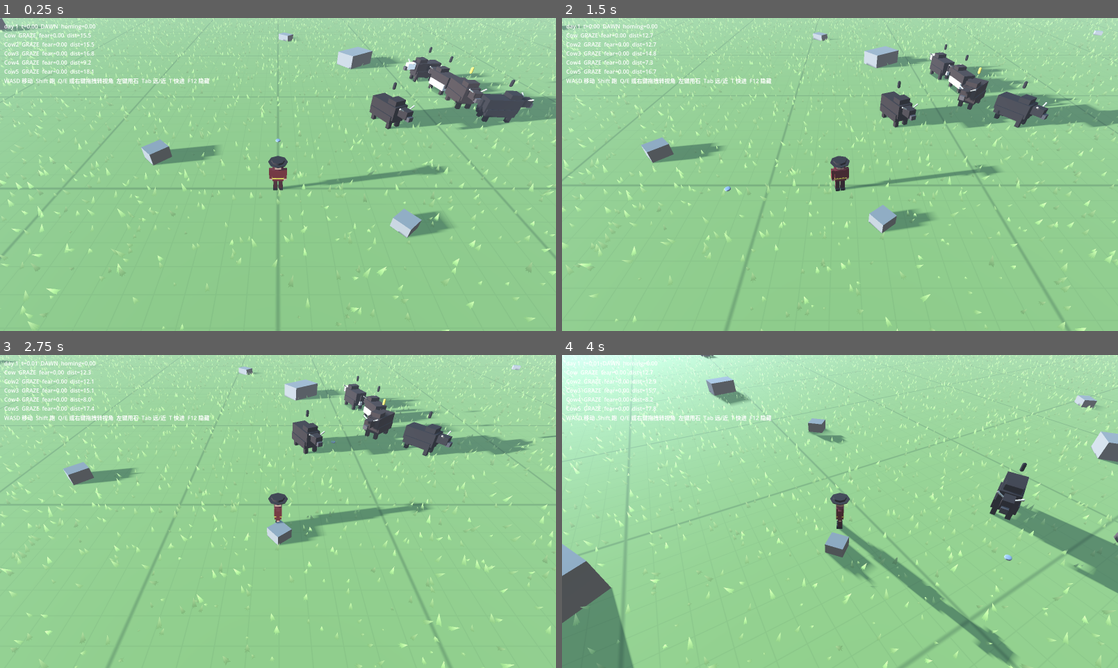
Above: before the commit, frames 1-4 (two rows, left to right).
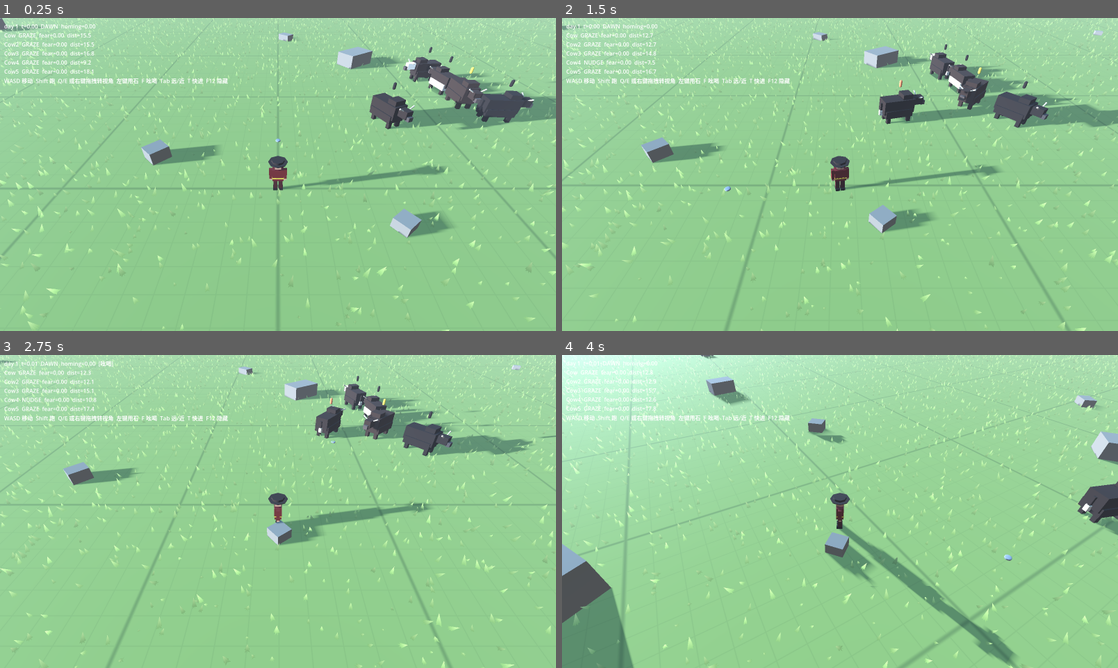
Above: after the commit, the same moments.

Repository: hui-chuan/Herding-Journey
Game: Godot game, scene res://scenes/m1_sandbox.tscn
The game is run twice, just before and just after one commit, with the same random seed, the same clock (stepped at 60 frames per second) and the same inputs.
Inputs (mouse positions are in pixels of both pictures, inside the frame that each line leads up to):
- Up to frame 1 (0.25 s): no input
- Up to frame 2 (1.5 s): move the mouse to (962, 158) at 0.52 s; hold D (move_right) 0.53-1.28 s; hold Shift (run) 0.53-1.28 s; tap F (drive_toggle, bound only after the commit) at 0.8, 1.35 s; move the mouse to (728, 190) at 1.27 s; hold S (move_back) from 1.28 s (still down)
- Up to frame 3 (2.75 s): tap Shift (run) at 1.55 s; move the mouse to (333, 442) at 2.02 s; release S (move_back) at 2.03 s; hold D (move_right) from 2.03 s (still down); hold Right mouse button (camera_drag) from 2.03 s (still down); tap F (drive_toggle, bound only after the commit) at 2.3 s
- Up to frame 4 (4 s): move the mouse to (812, 574) at 2.77 s; release D (move_right) at 2.78 s; release Right mouse button (camera_drag) at 2.78 s; hold W (move_forward) 2.78-3.53 s; tap Q (camera_left) at 2.85 s; tap Shift (run) at 3.05 s; move the mouse to (1006, 558) at 3.52 s; hold A (move_left) from 3.53 s (still down); tap E (camera_right) at 3.6 s; tap F (drive_toggle, bound only after the commit) at 3.8 s

The runs differ from the first frame. In frame 1, 0.2% of the frame differs, in the area x 25-41%, y 19-22%; in frame 2, 1.3%; in frame 3, 2.4%; in frame 4, 3.8%, in the area x 15-100%, y 4-76%.

Commit message:
Player shout toggle (F / gamepad X): strong drive radius vs quiet approach; more calm-state wandering
Co-Authored-By: Claude Fable 5.1 <noreply@anthropic.com>

Diff:
--- a/project.godot
+++ b/project.godot
@@ -85,6 +85,12 @@
 , Object(InputEventJoypadButton,"resource_local_to_scene":false,"resource_name":"","device":-1,"button_index":8,"pressure":0.0,"pressed":false,"script":null)
 ]
 }
+drive_toggle={
+"deadzone": 0.5,
+"events": [Object(InputEventKey,"resource_local_to_scene":false,"resource_name":"","device":-1,"window_id":0,"alt_pressed":false,"shift_pressed":false,"ctrl_pressed":false,"meta_pressed":false,"pressed":false,"keycode":0,"physical_keycode":70,"key_label":0,"unicode":0,"location":0,"echo":false,"script":null)
+, Object(InputEventJoypadButton,"resource_local_to_scene":false,"resource_name":"","device":-1,"button_index":2,"pressure":0.0,"pressed":false,"script":null)
+]
+}
 debug_toggle={
 "deadzone": 0.5,
 "events": [Object(InputEventKey,"resource_local_to_scene":false,"resource_name":"","device":-1,"window_id":0,"alt_press …(195 unchanged characters)…
--- a/scripts/debug/debug_overlay.gd
+++ b/scripts/debug/debug_overlay.gd
@@ -68,7 +68,9 @@
 	if not visible:
 		return
 	var lines: PackedStringArray = []
-	lines.append("day %d  t=%.2f  %s  homing=%.2f" % [Clock.day, Clock.time_of_day, Clock.Phase.keys()[Clock.phase], Clock.homing_urge()])
+	var player := get_tree().get_first_node_in_group("player")
+	var drive_txt := "  [吆喝]" if player and player.get("driving") == true else ""
+	lines.append("day %d  t=%.2f  %s  homing=%.2f%s" % [Clock.day, Clock.time_of_day, Clock.Phase.keys()[Clock.phase], Clock.homing_urge(), drive_txt])
 	if _settlement_text != "":
 		lines.append(_settlement_text)
 	for cow in get_tree().get_nodes_in_group("cows"):
@@ -76,7 +78,7 @@
 		var d: float = cow.global_position.distance_to(p.global_position) if p else 0.0
 		var pen := " pen" if cow.has_method("is_in_pen") and cow.is_in_pen() else ""
 		lines.append("%s  %s%s  fear=%.2f  dist=%.1f" % [cow.name, cow.state_name(), pen, cow.fear, d])
-	lines.append("WASD 移动  Shift 跑  Q/E 或右键拖拽转视角  左键甩石  Tab 远/近  T 快进  F12 隐藏")
+	lines.append("WASD 移动  Shift 跑  Q/E 或右键拖拽转视角  左键甩石  F 吆喝  Tab 远/近  T 快进  F12 隐藏")
 	_label.text = "\n".join(lines)
 
 func _on_day_ended(day: int) -> void:
--- a/scripts/herd/cow.gd
+++ b/scripts/herd/cow.gd
@@ -24,8 +24,8 @@
 @export var accel_calm: float = 3.0
 @export var accel_flee: float = 8.0
 @export var decel: float = 3.5
-@export var wander_min_distance: float = 3.0
-@export var wander_max_distance: float = 8.0
+@export var wander_min_distance: float = 4.0
+@export var wander_max_distance: float = 12.0
 ## 一次惊跑最多跑这么远，跑到就停下张望。
 @export var flee_max_distance: float = 9.0
 ## 被石头落点"挪开"：小跑背离落点，距离随落点远近在 [min,max] 之间。
@@ -50,11 +50,15 @@
 @export var fear_half_life: float = 6.0
 
 @export_group("身位施压 (BEHAVIOR §6.1)")
-@export var pressure_radius: float = 6.0
-@export var pressure_push_walk: float = 0.6
+## 不吆喝：人走近只是轻微让开，不加惊吓；跑动才有惊吓。
+@export var pressure_radius: float = 4.0
+@export var pressure_push_walk: float = 0.5
 @export var pressure_push_run: float = 2.0
-@export var pressure_fear_walk: float = 0.05
 @export var pressure_fear_run: float = 0.25
+## 吆喝：半径更大，牛小跑挪开，带少量惊吓。
+@export var drive_radius: float = 8.0
+@export var drive_nudge_distance: float = 4.0
+@export var drive_fear_per_sec: float = 0.08
 
 var state: State = State.GRAZE
 var fear: float = 0.0
@@ -161,7 +165,7 @@
 	match s:
 		State.GRAZE:
 			_has_spread_fear = false
-			_state_time_left = _lognormal(40.0, 0.4) * greed
+			_state_time_left = _lognormal(20.0, 0.4) * greed
 		State.WANDER:
 			_has_spread_fear = false
 			_state_time_left = 30.0
@@ -201,8 +205,8 @@
 				_enter(State.FOLLOW)
 				return
 			var r := randf()
-			var wander_w := (0.35 + Clock.homing_urge() * 0.35) * restlessness
-			var rest_w := 0.15 if Clock.phase != Clock.Phase.NOON else 0.5
+			var wander_w := (0.55 + Clock.homing_urge() * 0.3) * restlessness
+			var rest_w := 0.08 if Clock.phase != Clock.Phase.NOON else 0.35
 			if r < wander_w:
 				_enter(State.WANDER)
 			elif r < wander_w + rest_w:
@@ -254,17 +258,27 @@
 	var away := global_position - _player.global_position
 	away.y = 0.0
 	var d := away.length()
-	if d > pressure_radius or d < 0.01:
+	if d < 0.01:
+		return
+	var driving: bool = _player.get("driving") == true
+	if driving and d <= drive_radius:
+		# 吆喝：平静的牛小跑背离玩家，惊吓缓慢累积（久了会真的惊跑）。
+		var falloff := 1.0 - d / drive_radius
+		add_fear(drive_fear_per_sec * falloff * delta, _player.global_position)
+		if state != State.FLEE and state != State.NUDGE and fear < fear_threshold * boldness:
+			_nudge_target = global_position + away.normalized() * drive_nudge_distance
+			_enter(State.NUDGE)
+		return
+	if d > pressure_radius:
 		return
 	var speed: float = _player.horizontal_speed()
 	if speed < 0.1:
 		return
 	var running: bool = speed > 3.0
 	var falloff := 1.0 - d / pressure_radius
-	var push := pressure_push_run if running else pressure_push_walk
-	var fear_rate := pressure_fear_run if running else pressure_fear_walk
-	_external_push += away.normalized() * push * falloff
-	add_fear(fear_rate * falloff * delta, _player.global_position)
+	_external_push += away.normalized() * (pressure_push_run if running else pressure_push_walk) * falloff
+	if running:
+		add_fear(pressure_fear_run * falloff * delta, _player.global_position)
 
 ## 惊吓来源记为位置而非方向，进入惊跑时才据此算背离方向。
 func add_fear(amount: float, threat_pos: Vector3) -> void:
--- a/scripts/player/player.gd
+++ b/scripts/player/player.gd
@@ -10,7 +10,14 @@
 
 @onready var camera_rig: Node3D = get_node("../CameraRig")
 
+## 吆喝模式：开着时靠近牛的驱赶力更强、半径更大（BEHAVIOR §6.1 的主动施压档）。
+var driving: bool = false
+
 var _gravity: float = ProjectSettings.get_setting("physics/3d/default_gravity")
+
+func _process(_delta: float) -> void:
+	if Input.is_action_just_pressed("drive_toggle"):
+		driving = not driving
 
 func _physics_process(delta: float) -> void:
 	var input := Input.get_vector("move_left", "move_right", "move_forward", "move_back")
Not shown, changed: README.md
